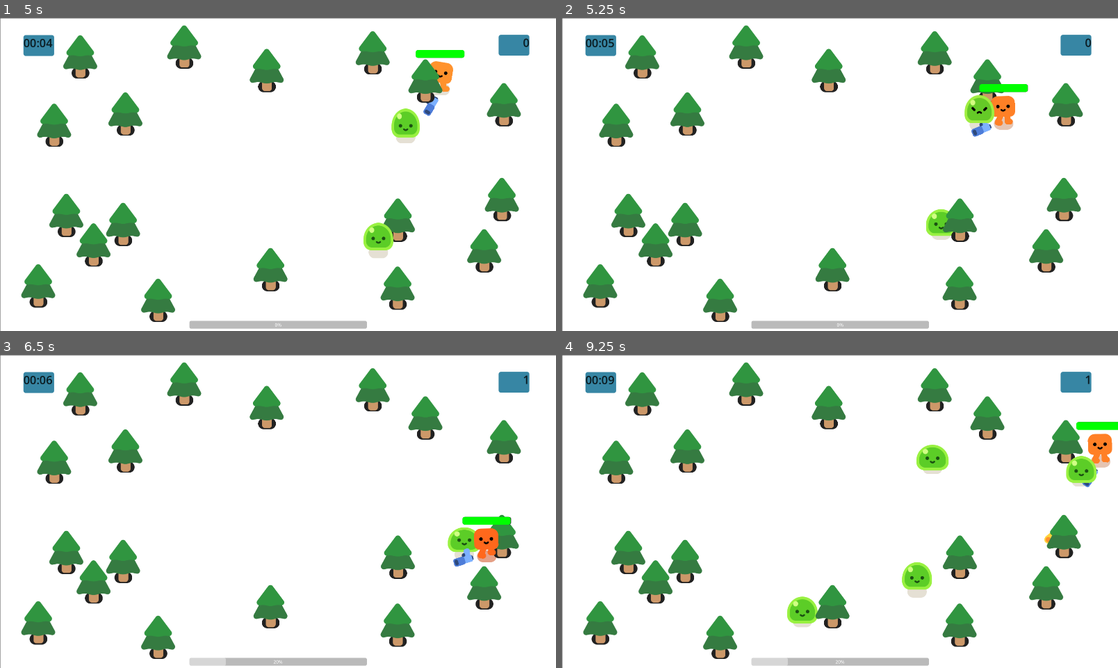
Above: before the commit, frames 1-4 (two rows, left to right).
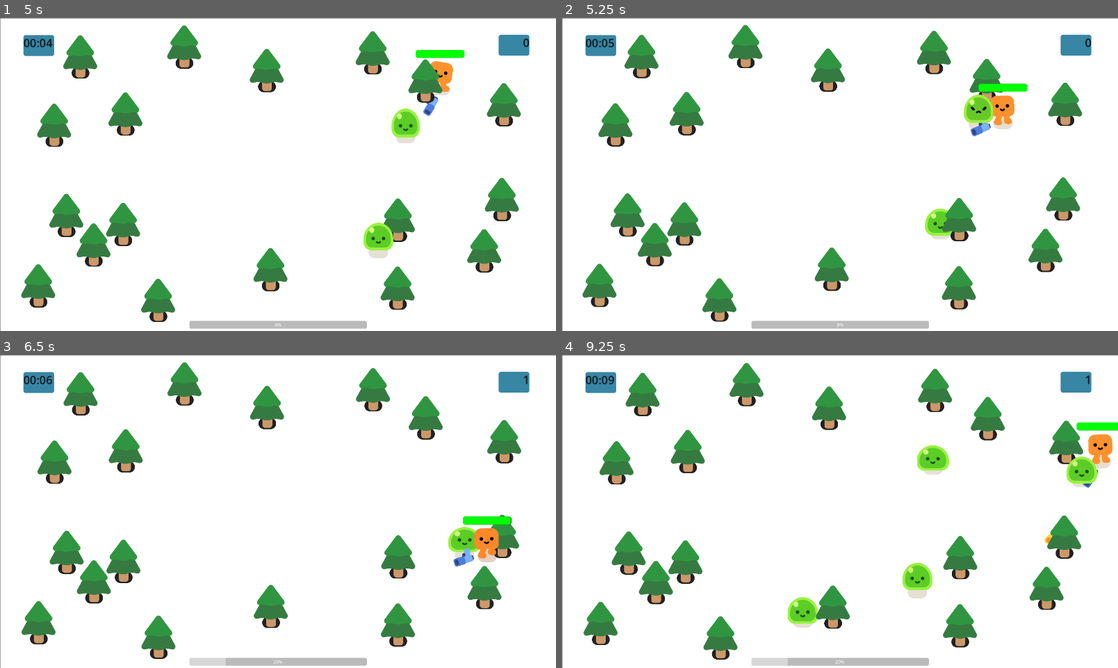
Above: after the commit, the same moments.

Repository: Masone1811/juice-week-4
Game: Godot game, scene res://Survivor Game.tscn
Two runs of this game, one before a commit and one after it. Both use one fixed random seed, a clock stepped at 60 frames per second and the inputs below.
Inputs:
- Up to frame 1 (5 s): hold D (move_right) 0.53-1.28 s; hold S (move_down) 1.28-2.03 s; hold D (move_right) 2.03-2.78 s; hold W (move_up) 2.78-3.53 s; hold A (move_left) from 3.53 s (still down)
- Up to frame 2 (5.25 s): release A (move_left) at 5.03 s; hold S (move_down) from 5.03 s (still down)
- Up to frame 3 (6.5 s): release S (move_down) at 5.78 s; hold D (move_right) from 5.78 s (still down)
- Up to frame 4 (9.25 s): release D (move_right) at 6.53 s; hold W (move_up) 6.53-7.28 s; hold D (move_right) 7.28-8.03 s; hold S (move_down) 8.03-8.78 s; hold A (move_left) from 8.78 s (still down)

Frame 1 is identical in both runs. In frame 2, 2.2% of the frame differs, in the area x 3-94%, y 2-98%; in frame 3, 1.6%; in frame 4, 1.8%.

Commit message:
camera sway

Diff:
--- a/Survivor Game.tscn
+++ b/Survivor Game.tscn
@@ -2,6 +2,7 @@
 
 [ext_resource type="PackedScene" uid="uid://baohm58wb38si" path="res://player.tscn" id="1_jkuhc"]
 [ext_resource type="Script" uid="uid://oj7hj4kgw31t" path="res://survivor_game.gd" id="1_ony8i"]
+[ext_resource type="Script" uid="uid://w3ltlcj7wdop" path="res://camera_2d.gd" id="2_e0ho8"]
 [ext_resource type="PackedScene" uid="uid://dq3r015sr1uql" path="res://pine_tree.tscn" id="2_ony8i"]
 [ext_resource type="AudioStream" uid="uid://b06ukt2ywlh4h" path="res://sounds/Level Up.mp3" id="4_nyt22"]
 [ext_resource type="AudioStream" uid="uid://qi5w0hc8oasl" path="res://sounds/mob_death_sound.wav" id="5_ai143"]
@@ -38,7 +39,9 @@
 metadata/_edit_horizontal_guides_ = [568.0, -200.0]
 
 [node name="Camera2D" type="Camera2D" parent="." unique_id=576333443]
-offset = Vector2(960, 540)
+unique_name_in_owner = true
+position = Vector2(960, 540)
+script = ExtResource("2_e0ho8")
 
 [node name="CanvasLayer" type="CanvasLayer" parent="." unique_id=1500965773]
 layer = -1
--- /dev/null
+++ b/camera_2d.gd
@@ -0,0 +1,29 @@
+extends Camera2D
+
+@export var swayAmount := Vector2(4, 3)
+@export var swayRotation := 0.03
+@export var swaySpeed := 25.0
+@export var strengthDecay:= 3.0
+
+var strength := 0.0
+var t := 0.0
+
+# Called when the node enters the scene tree for the first time.
+func _ready() -> void:
+	pass # Replace with function body.
+
+func BeginSway(amount := 1):
+	strength = min(strength + amount, 1)
+
+# Called every frame. 'delta' is the elapsed time since the previous frame.
+func _process(delta: float) -> void:
+	if strength <= 0:
+		return
+	t += delta * swaySpeed
+	strength = max(strength - strengthDecay*delta, 0.0)
+	var s = strength * strength
+	offset = Vector2(sin(t) * swayAmount.x, sin(t * 1.3) * swayAmount.y) * s
+	rotation = sin(t * 0.8) * swayRotation * s
+	if strength == 0.0:
+		offset = Vector2.ZERO
+		rotation = 0.0
--- a/characters/happy_boo/happy_boo.tscn
+++ b/characters/happy_boo/happy_boo.tscn
@@ -601,7 +601,7 @@
 tracks/24/loop_wrap = true
 tracks/24/keys = {
 "times": PackedFloat32Array(0, 0.25, 0.46666667),
-"transitions": PackedFloat32Array(1, 1, 1),
+"transitions": PackedFloat32Array(2.8284266, 2.8284278, 0.22531268),
 "update": 0,
 "values": [Color(1, 1, 1, 1), Color(1, 0.38431373, 0.20784314, 1), Color(1, 1, 1, 1)]
 }
--- a/player.gd
+++ b/player.gd
@@ -31,6 +31,7 @@
 		%HealthBar.value = health
 		if %HurtTimer.is_stopped():
 			%HappyBoo.play_hurt_animation()
+			%Camera2D.BeginSway()
 			%HurtTimer.start()
 
 		if not %DamageTakenSound.playing:
Not shown, added: camera_2d.gd.uid
